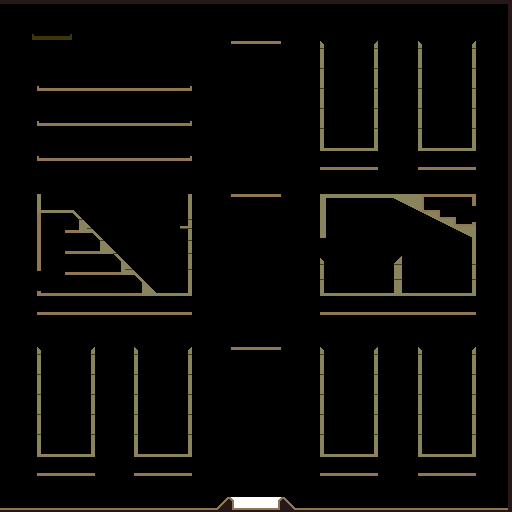
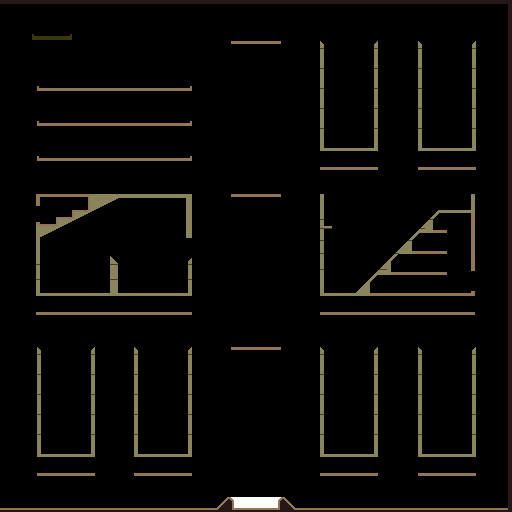
The second 512 × 512 image is a revision of the first. Changes to its layers:
painted on "Background" over box(36, 194, 476, 315)
